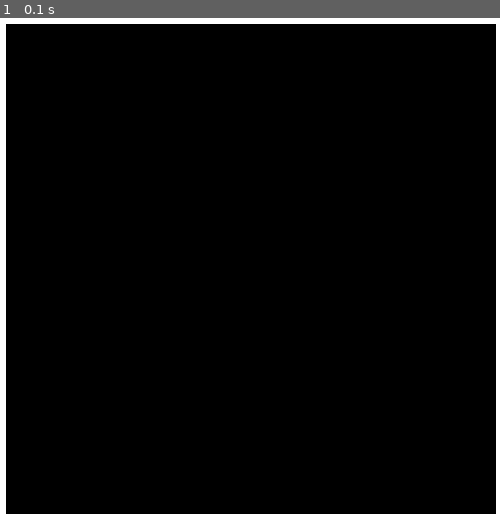
Above: before the commit, frame 1.
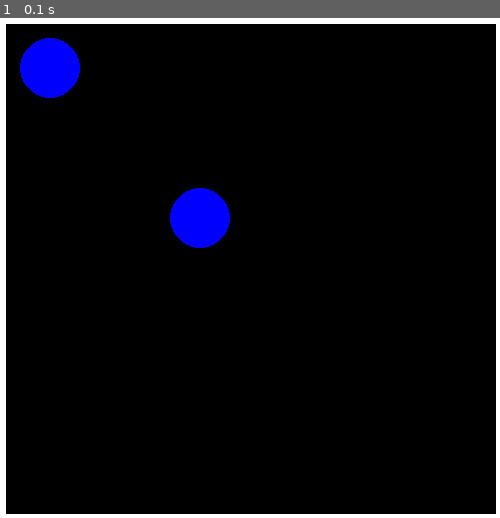
Above: after the commit, the same moment.

Repository: parasladwa/physics_sim
Game: pygame game, started from import pygame.py
Same seed, same stepped clock (60 frames per second), same inputs: the game is played once before the commit and once after it.
Inputs:
- Up to frame 1 (0.1 s): no input

The runs differ from the first frame. In frame 1, 2.2% of the frame differs, in the area x 4-46%, y 4-46%.

Commit message:
Update import pygame.py

Diff:
--- a/import pygame.py
+++ b/import pygame.py
@@ -13,7 +13,8 @@
 
 #game vars
 wall_thickness =10
-
+gravity = 0.5
+bounce_stop = 0.3
 
 
 def draw_walls():
@@ -25,12 +26,46 @@
         return wall_list
 
 
+class Ball:
+        def __init__(self, position, radius, color, mass, retention, velocity, id):
+                self.position = position
+                self.radius = radius
+                self.color = color
+                self.mass = mass
+                self.retention = retention
+                self.velocity = velocity
+                self.id = id
+
+                self.circle = ''
+
+        def draw(self):
+                self.circle = pygame.draw.circle(screen, self.color, self.position, self.radius)
+
+
+
+        def check_gravity(self):
+
+                if self.position[1] < (HEIGHT - self.radius - wall_thickness/2):
+                        self.velocity[1] += gravity
+
+                else:
+                        if self.velocity[1] > bounce_stop:
+                                self.velocity[1] = -self.velocity[1]*self.retention
+
+
+ball1 = Ball([50, 50], 30, 'blue', 100, 0.9, [1, 1], 1)
+ball2 = Ball([200, 200], 30, 'blue', 100, 0.9, [1, 1], 1)
+
+
 #main game loop
 run = True
 
 while run:
         timer.tick(fps)
         screen.fill('black')
+
+        ball1.draw()
+        ball2.draw()
 
         walls = draw_walls()
 
